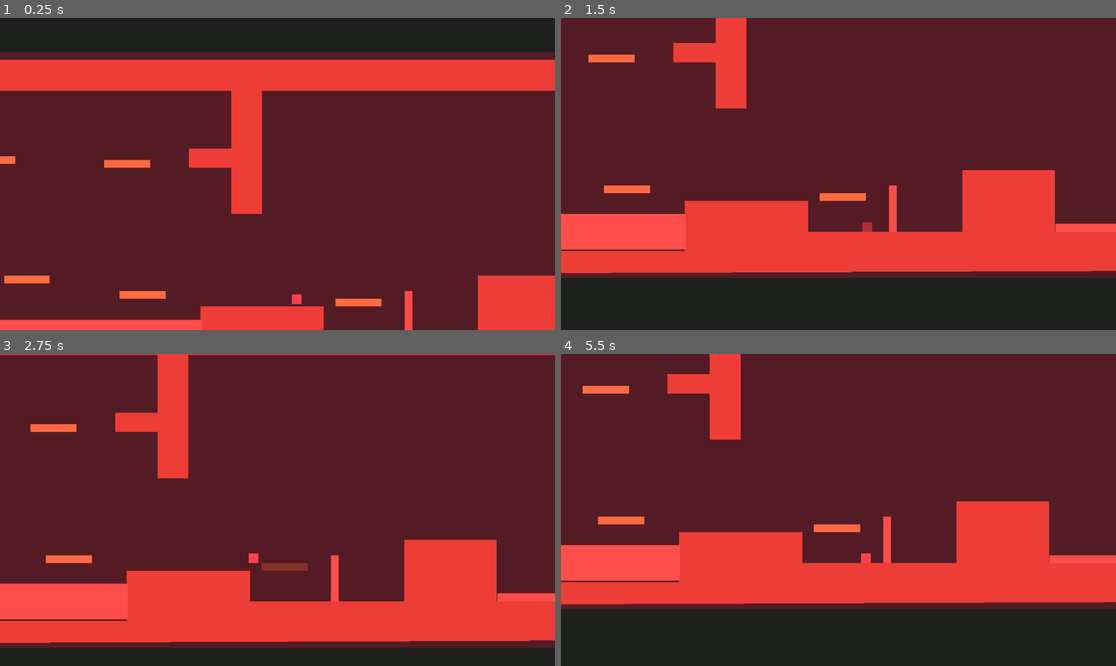
Above: before the commit, frames 1-4 (two rows, left to right).
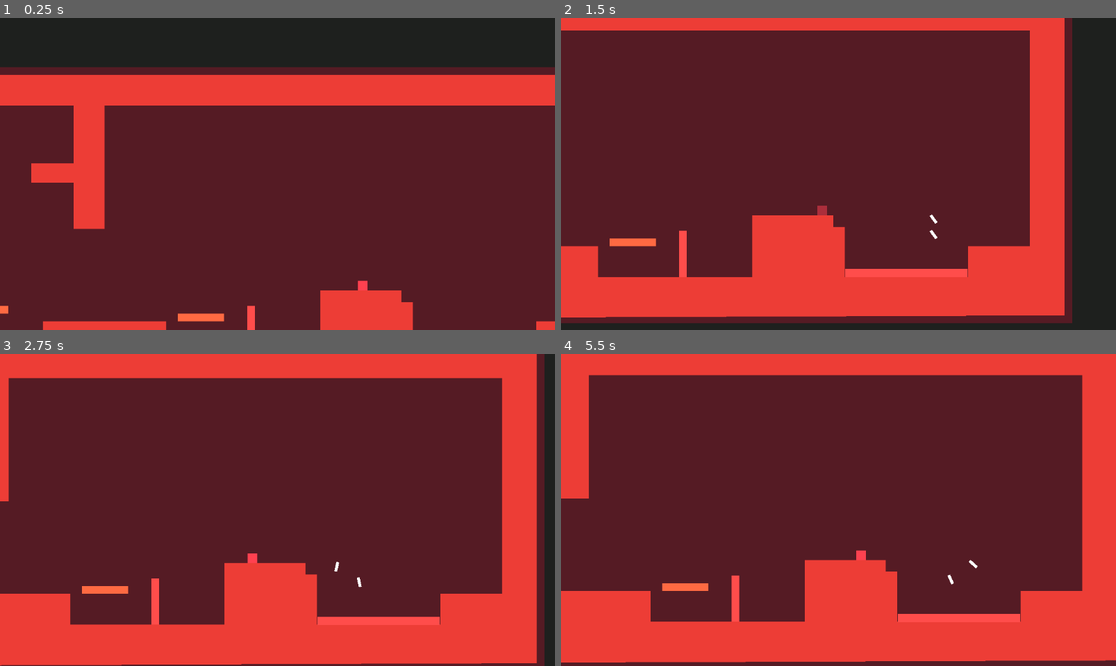
Above: after the commit, the same moments.

Repository: YordanosZt/Jam-Solo-Development
Game: Godot game, scene res://Scenes/world.tscn
The game is run twice, just before and just after one commit, with the same random seed, the same clock (stepped at 60 frames per second) and the same inputs.
Inputs:
- Up to frame 1 (0.25 s): no input
- Up to frame 2 (1.5 s): hold D (move_right) from 0.53 s (still down); tap Shift (ability) at 0.6, 1.35 s; tap Space (jump) at 0.77 s
- Up to frame 3 (2.75 s): tap Space (jump) at 1.52 s; release D (move_right) at 2.03 s; hold A (move_left) from 2.03 s (still down); tap Shift (ability) at 2.1 s
- Up to frame 4 (5.5 s): release A (move_left) at 2.78 s; hold D (move_right) 2.78-4.28 s; tap Shift (ability) every 0.75 s from 2.85 to 5.1 s; tap Space (jump) at 3.02, 3.77, 4.52 s; hold A (move_left) 4.28-5.03 s; hold D (move_right) from 5.03 s (still down)

The runs differ from the first frame. In frame 1, 25% of the frame differs, in the area x 0-100%, y 10-100%; in frame 2, 44%; in frame 3, 35%; in frame 4, 50%, in the area x 0-100%, y 0-100%.

Commit message:
spinning blade

Diff:
--- /dev/null
+++ b/Entities/Traps/spinning_blade.gd
@@ -0,0 +1,33 @@
+extends Node2D
+
+var rot_speed: float = 1440.0
+var move_speed: float = 200.0
+var rot_dxn: int = 1
+var move_dxn: int = 1
+
+@onready var left_ray = $Raycasts/LeftRay
+@onready var right_ray = $Raycasts/RightRay
+
+@onready var visuals = $Visuals
+
+func _process(delta):
+	update_rot(delta)
+	update_pos(delta)
+
+func update_rot(delta):
+	visuals.rotation_degrees += rot_dxn * rot_speed * delta
+	#if visuals.rotation_degrees == 360 or visuals.rotation_degrees == -360:
+		#visuals.rotation_degrees *= -1
+
+func update_pos(delta):
+	global_position.x += move_dxn * move_speed * delta
+	if left_ray.is_colliding():
+		move_dxn = 1
+		rot_dxn = 1
+		left_ray.enabled = false
+		right_ray.enabled = true
+	elif right_ray.is_colliding():
+		move_dxn = -1
+		rot_dxn = -1
+		left_ray.enabled = true
+		right_ray.enabled = false
--- /dev/null
+++ b/Entities/Traps/spinning_blade.tscn
@@ -0,0 +1,31 @@
+[gd_scene load_steps=5 format=3 uid="uid://ckdflwhi3toxa"]
+
+[ext_resource type="PackedScene" uid="uid://bxorqf7a3cau2" path="res://Reusables/CollisionBoxes/hurt_box.tscn" id="1_6rrbi"]
+[ext_resource type="Script" path="res://Entities/Traps/spinning_blade.gd" id="1_r2011"]
+
+[sub_resource type="BoxMesh" id="BoxMesh_lkvit"]
+
+[sub_resource type="RectangleShape2D" id="RectangleShape2D_ksmda"]
+
+[node name="SpinningBlade" type="Node2D"]
+position = Vector2(42, 31)
+script = ExtResource("1_r2011")
+
+[node name="Visuals" type="Node2D" parent="."]
+
+[node name="MeshInstance2D" type="MeshInstance2D" parent="Visuals"]
+scale = Vector2(6, 20)
+mesh = SubResource("BoxMesh_lkvit")
+
+[node name="HurtBox" parent="." instance=ExtResource("1_6rrbi")]
+
+[node name="CollisionShape2D" type="CollisionShape2D" parent="HurtBox"]
+shape = SubResource("RectangleShape2D_ksmda")
+
+[node name="Raycasts" type="Node2D" parent="."]
+
+[node name="LeftRay" type="RayCast2D" parent="Raycasts"]
+target_position = Vector2(-16, 0)
+
+[node name="RightRay" type="RayCast2D" parent="Raycasts"]
+target_position = Vector2(16, 0)
--- a/Scenes/world.tscn
+++ b/Scenes/world.tscn
@@ -6,6 +6,7 @@
 [ext_resource type="PackedScene" uid="uid://da4hibxy73358" path="res://Entities/Traps/lava_pit.tscn" id="4_d72v1"]
 [ext_resource type="PackedScene" uid="uid://bgaep105l2454" path="res://Entities/Traps/fire_wall.tscn" id="5_50att"]
 [ext_resource type="PackedScene" uid="uid://bh6llwcvyh62k" path="res://Entities/Traps/burning_platform.tscn" id="6_om4d2"]
+[ext_resource type="PackedScene" uid="uid://ckdflwhi3toxa" path="res://Entities/Traps/spinning_blade.tscn" id="7_spqki"]
 
 [sub_resource type="BoxMesh" id="BoxMesh_6j7tn"]
 
@@ -32,7 +33,7 @@
 position = Vector2(1696, 520)
 
 [node name="Dude" parent="." instance=ExtResource("2_18qua")]
-position = Vector2(136, 464)
+position = Vector2(600, 424)
 
 [node name="MainCamera" parent="." instance=ExtResource("3_spg00")]
 players = [NodePath("../Dude"), NodePath("../Chick")]
@@ -50,40 +51,48 @@
 
 [node name="Polygon2D" type="Polygon2D" parent="Fire Env/fire ground"]
 color = Color(0.933333, 0.239216, 0.215686, 1)
-polygon = PackedVector2Array(1088, 0, 1088, 64, 64, 64, 64,  …(141 unchanged characters)… 192, 512, 192, 576, 512, 576, 512, 448, 704, 448, 704, 576, 960, 576, 960, 512, 1088, 51 …(62 unchanged characters)…
+polygon = PackedVector2Array(1088, 0, 1088, 64, 64, 64, 64,  …(141 unchanged characters)… 192, 512, 192, 576, 512, 576, 512, 448, 680, 448, 680, 472, 704, 472, 704, 576, 960, 576, 960, 512, 1088, 51 …(62 unchanged characters)…
 
 [node name="CollisionPolygon2D" type="CollisionPolygon2D" parent="Fire Env/fire ground"]
-polygon = PackedVector2Array(1088, 0, 1088, 64, 64, 64, 64,  …(141 unchanged characters)… 192, 512, 192, 576, 512, 576, 512, 448, 704, 448, 704, 576, 960, 576, 960, 512, 1088, 51 …(62 unchanged characters)…
+polygon = PackedVector2Array(1088, 0, 1088, 64, 64, 64, 64,  …(141 unchanged characters)… 192, 512, 192, 576, 512, 576, 512, 448, 680, 448, 680, 472, 704, 472, 704, 576, 960, 576, 960, 512, 1088, 51 …(62 unchanged characters)…
 
-[node name="FireWall" parent="Fire Env" instance=ExtResource("5_50att")]
+[node name="Hazards" type="Node2D" parent="Fire Env"]
+
+[node name="FireWall" parent="Fire Env/Hazards" instance=ExtResource("5_50att")]
 position = Vector2(368, 528)
 
-[node name="LavaPit" parent="Fire Env" instance=ExtResource("4_d72v1")]
+[node name="LavaPit" parent="Fire Env/Hazards" instance=ExtResource("4_d72v1")]
 position = Vector2(832, 568)
 scale = Vector2(1.22222, -1.06667)
 
-[node name="LavaPit4" parent="Fire Env" instance=ExtResource("4_d72v1")]
+[node name="LavaPit4" parent="Fire Env/Hazards" instance=ExtResource("4_d72v1")]
 position = Vector2(-416, 576)
 scale = Vector2(3.40734, 4.58712)
 
-[node name="BurningPlatform" parent="Fire Env" instance=ExtResource("6_om4d2")]
+[node name="BurningPlatform" parent="Fire Env/Hazards" instance=ExtResource("6_om4d2")]
 position = Vector2(264, 504)
 
-[node name="BurningPlatform2" parent="Fire Env" instance=ExtResource("6_om4d2")]
+[node name="BurningPlatform2" parent="Fire Env/Hazards" instance=ExtResource("6_om4d2")]
 position = Vector2(-184, 488)
 
-[node name="BurningPlatform4" parent="Fire Env" instance=ExtResource("6_om4d2")]
+[node name="BurningPlatform4" parent="Fire Env/Hazards" instance=ExtResource("6_om4d2")]
 position = Vector2(-424, 456)
 scale = Vector2(0.98393, 1)
 
-[node name="BurningPlatform5" parent="Fire Env" instance=ExtResource("6_om4d2")]
+[node name="BurningPlatform5" parent="Fire Env/Hazards" instance=ExtResource("6_om4d2")]
 position = Vector2(-528, 344)
 
-[node name="BurningPlatform7" parent="Fire Env" instance=ExtResource("6_om4d2")]
+[node name="BurningPlatform7" parent="Fire Env/Hazards" instance=ExtResource("6_om4d2")]
 position = Vector2(-712, 280)
 
-[node name="BurningPlatform9" parent="Fire Env" instance=ExtResource("6_om4d2")]
+[node name="BurningPlatform9" parent="Fire Env/Hazards" instance=ExtResource("6_om4d2")]
 position = Vector2(-496, 208)
 
-[node name="BurningPlatform11" parent="Fire Env" instance=ExtResource("6_om4d2")]
+[node name="BurningPlatform11" parent="Fire Env/Hazards" instance=ExtResource("6_om4d2")]
 position = Vector2(-216, 216)
+
+[node name="SpinningBlade3" parent="Fire Env" instance=ExtResource("7_spqki")]
+position = Vector2(968, 456)
+
+[node name="SpinningBlade4" parent="Fire Env" instance=ExtResource("7_spqki")]
+position = Vector2(968, 488)
Not shown: 1 places in Scenes/world.tscn that only renumber resources
